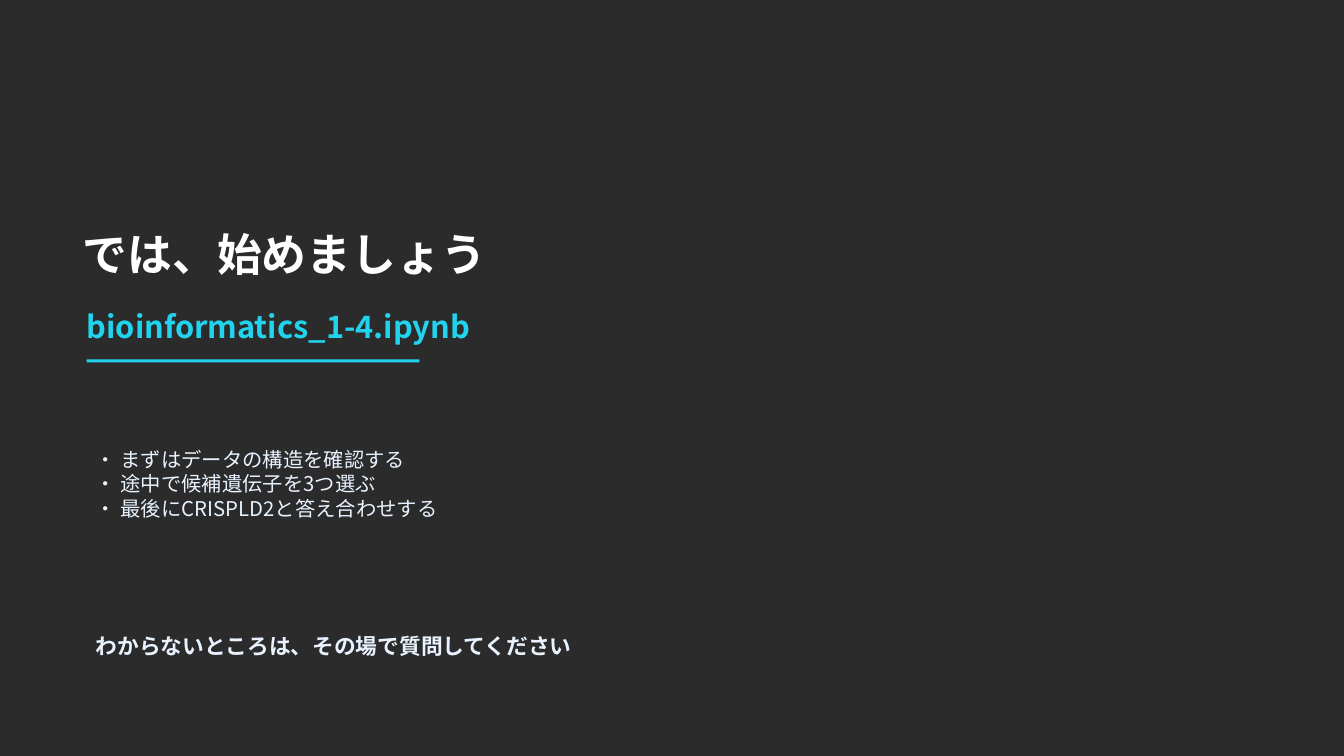
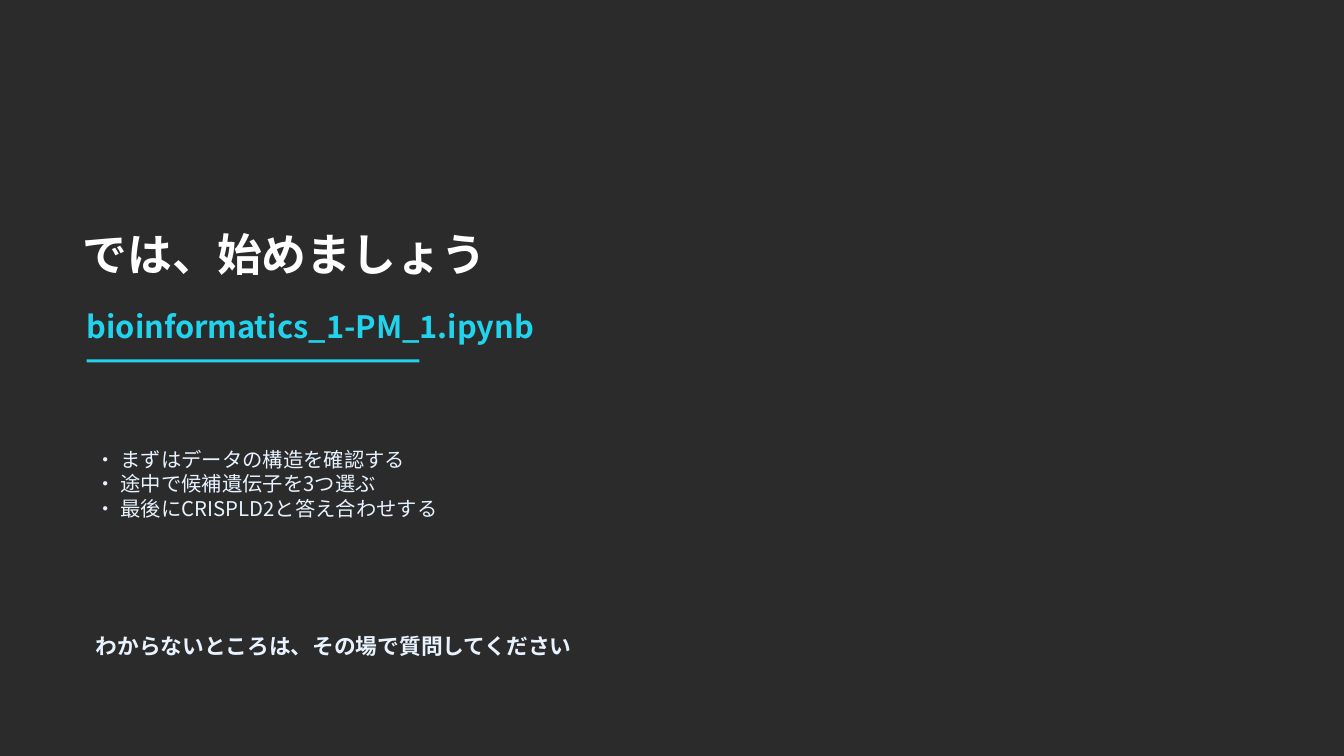
Before and after one commit to iwata97/bioinfo_2026, a slide deck: slide 8 of bioinformatics_day1_PM.pptx (slide 11 before the commit). Drawn at 1344x756 pixels with LibreOffice and Linux fonts; fonts in the diff are those of the drawing; background and template pictures are left out; a plain dark background stands for a picture behind light text. Boxes give left, top, right and bottom in pixels: in the first picture for what was removed or moved away, otherwise in the second. Text is boxed around its words. In the diff, an @@ line names an element or a change of style, - is before the commit and + after.

```diff
--- a/bioinformatics_day1_PM.pptx
+++ b/bioinformatics_day1_PM.pptx
@@ text at bbox=[87, 313, 534, 345]: text changed @@
-bioinformatics_1-4.ipynb
+bioinformatics_1-PM_1.ipynb
```
Also in this commit, not shown: 6 other slides changed, 3 slides removed, 2 other files.
